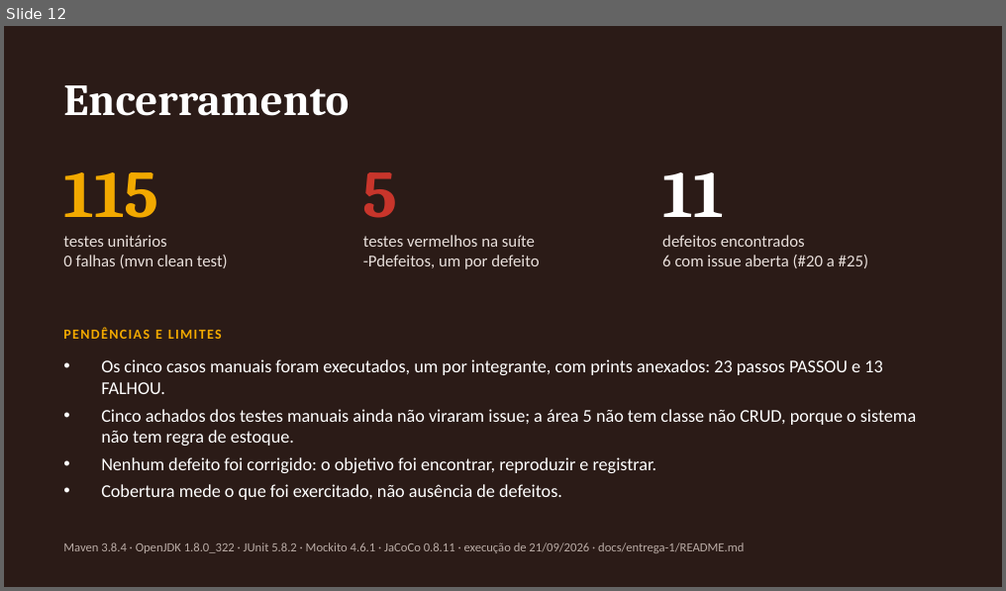
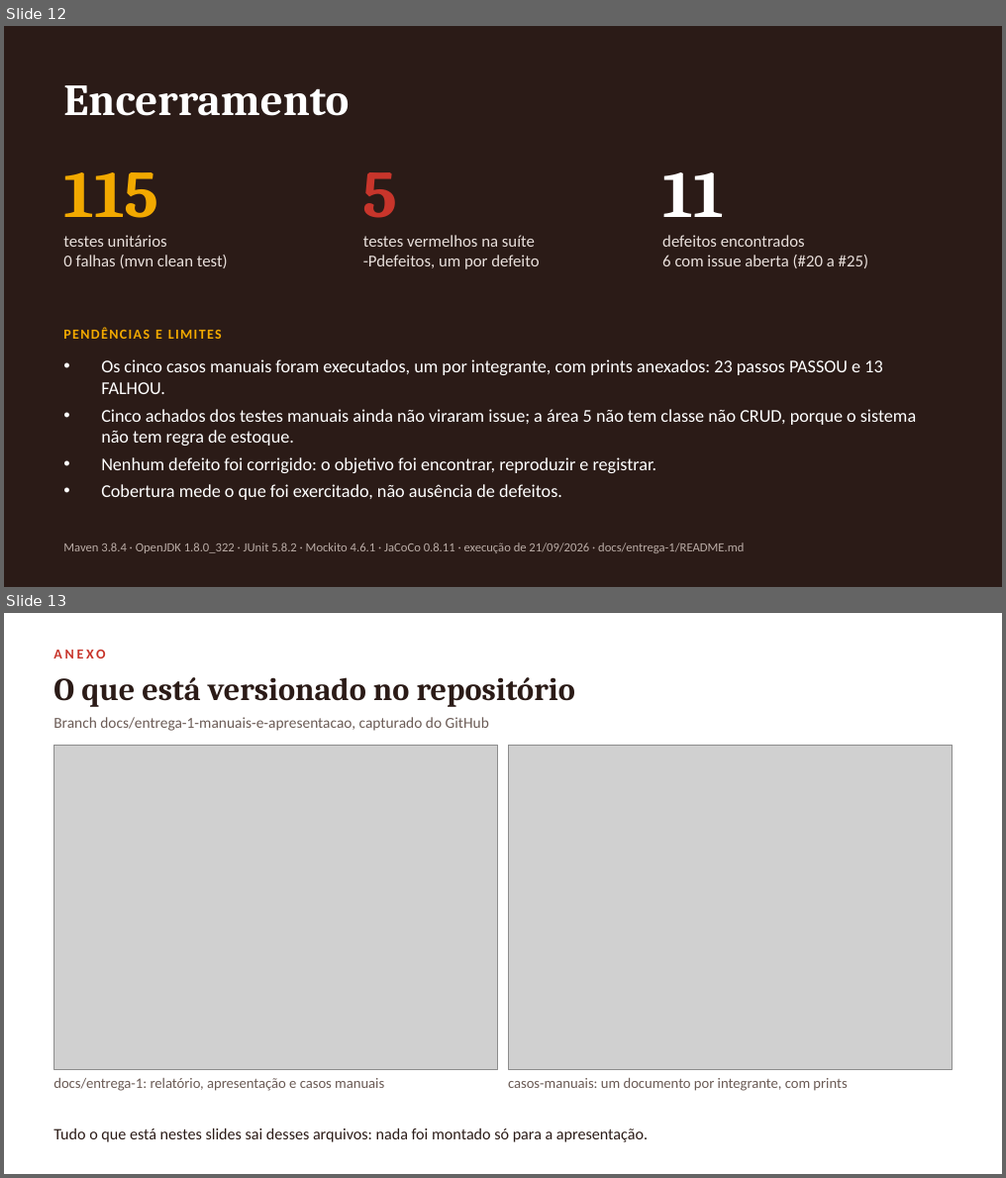
Before and after one commit to vini-pinheiro/trabalho-qualidade-e-teste-de-software, a slide deck: docs/entrega-1/apresentacao/apresentacao-entrega-1.pptx. Shown one above the other, each under a label of ours: slide 12 before the commit, slides 12 and 13 after it. The pictures are 1006x591 and 1006x1178 pixels, drawn with LibreOffice and Linux fonts; fonts in the diff are those of the drawing; grey boxes stand for pictures. Boxes give left, top, right and bottom in pixels: in the first picture for what was removed or moved away, otherwise in the second. Text is boxed around its words. In the diff, an @@ line names an element or a change of style, - is before the commit and + after.

Commit message:
docs: anexos da apresentação com as evidências da entrega
- cinco slides de anexo: estrutura no repositório, issues, casos manuais e execução das suítes
- capturas do GitHub, cabeçalho de cada caso de teste e saída real do Maven em apresentacao/anexos
- prévias do README atualizadas para os 17 slides

```diff
--- a/docs/entrega-1/apresentacao/apresentacao-entrega-1.pptx
+++ b/docs/entrega-1/apresentacao/apresentacao-entrega-1.pptx
@@ slide 13 added at (4,613,1002,1174), background #FFFFFF @@
@@ text added at (54,650,105,659), 10 pt, text #C8352B, bold @@
+ANEXO
@@ text added at (54,677,575,707), 23 pt, text #2B1B17, bold @@
+O que está versionado no repositório
@@ text added at (54,717,489,731), 11 pt, text #6B5B55 @@
+Branch docs/entrega-1-manuais-e-apresentacao, capturado do GitHub
@@ picture added at (54,745,498,1070) @@
@@ picture added at (508,745,952,1070) @@
@@ text added at (54,1078,384,1091), 10.5 pt, text #6B5B55 @@
+docs/entrega-1: relatório, apresentação e casos manuais
@@ text added at (508,1078,846,1091), 10.5 pt, text #6B5B55 @@
+casos-manuais: um documento por integrante, com prints
@@ text added at (54,1128,648,1143), 11.5 pt, text #2B1B17 @@
+Tudo o que está nestes slides sai desses arquivos: nada foi montado só para a apresentação.
```
Also in this commit, not shown: 4 other slides added, 15 other files.
